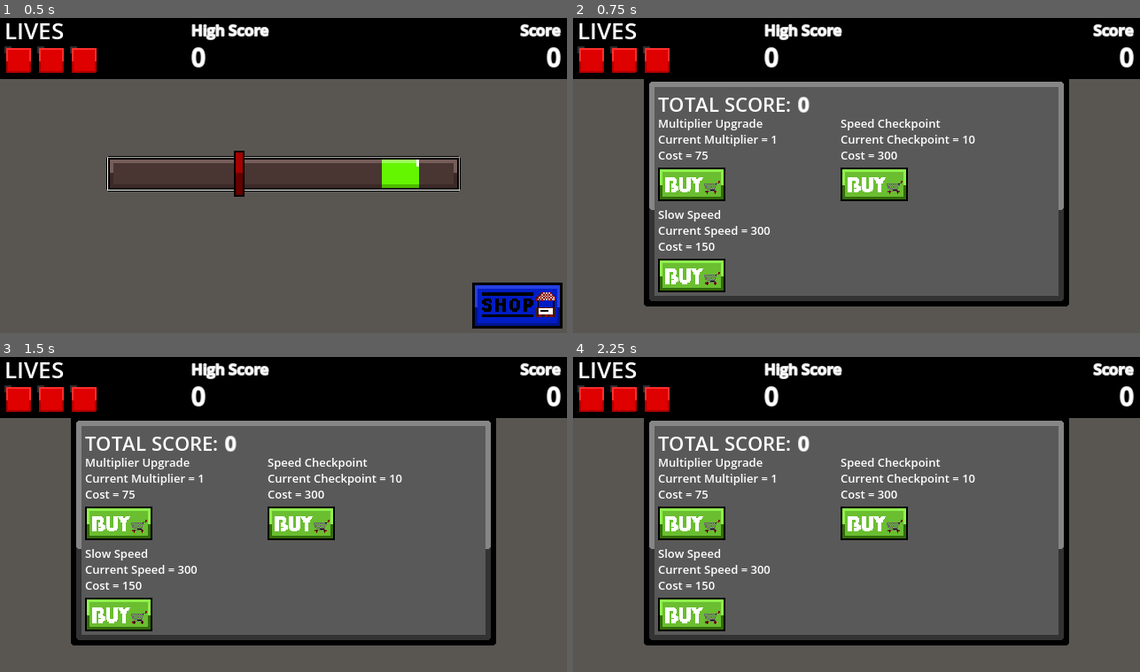
Above: before the commit, frames 1-4 (two rows, left to right).
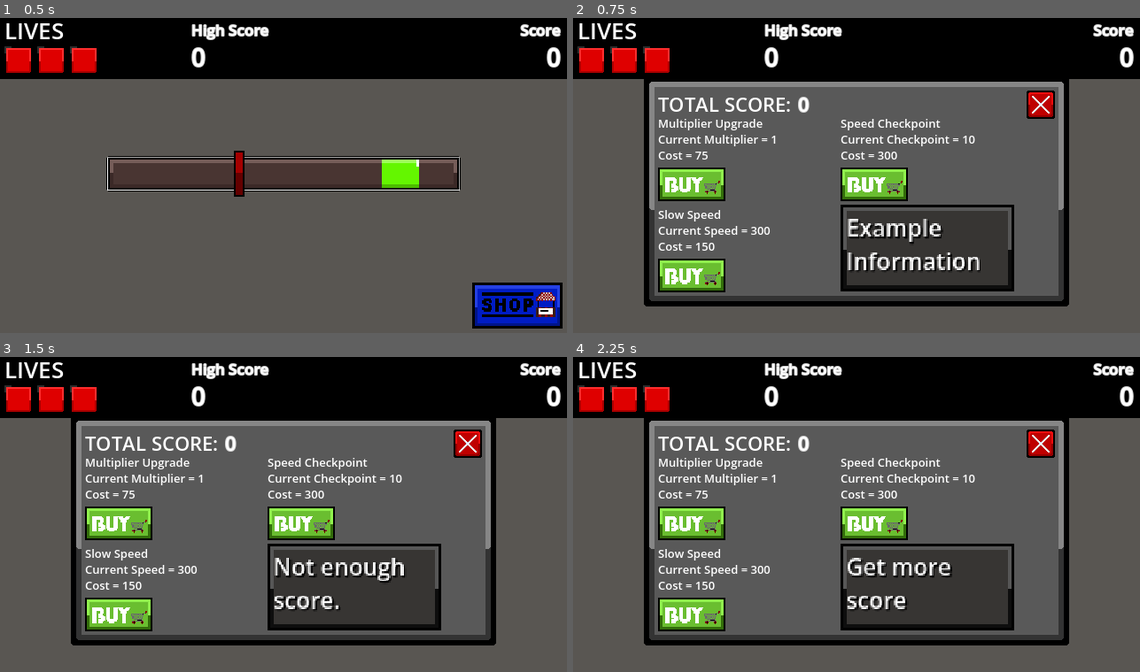
Above: after the commit, the same moments.

Repository: d3V-E/Line-Clicker-Game
Game: Godot game, scene res://scenes/main_game.tscn
Two runs of this game, one before a commit and one after it. Both use one fixed random seed, a clock stepped at 60 frames per second and the inputs below.
Inputs (mouse positions are in pixels of both pictures, inside the frame that each line leads up to):
- Up to frame 1 (0.5 s): no input
- Up to frame 2 (0.75 s): click (1088, 304) at 0.5 s
- Up to frame 3 (1.5 s): click (119, 523) at 1.25 s
- Up to frame 4 (2.25 s): click (692, 615) at 2 s

Frame 1 is identical in both runs. In frame 2, 8.2% of the frame differs, in the area x 47-85%, y 23-87%; in frame 3, 8.3%; in frame 4, 8.3%.

Commit message:
Update 12

Diff:
--- a/scenes/main_game.tscn
+++ b/scenes/main_game.tscn
@@ -12,6 +12,7 @@
 [ext_resource type="Texture2D" uid="uid://dgrlw7tsnflqa" path="res://assets/Shop.png" id="9_nqdth"]
 [ext_resource type="Texture2D" uid="uid://bsim58uomd8dx" path="res://assets/Close.png" id="10_5cypo"]
 [ext_resource type="Texture2D" uid="uid://dyfqf83xfcbdn" path="res://assets/Extra Life.aseprite.png" id="12_o6v7o"]
+[ext_resource type="Texture2D" uid="uid://cy0h15wh0miaf" path="res://assets/Shop Layer 1.png" id="12_wjob3"]
 
 [node name="Main Game" type="Node2D" unique_id=423972222]
 script = ExtResource("1_72e8q")
@@ -85,15 +86,6 @@
 offset_bottom = 36.0
 theme_override_font_sizes/normal_font_size = 26
 text = "LIVES"
-
-[node name="Shop Close" type="TextureButton" parent="CanvasLayer" unique_id=812630958]
-visible = false
-offset_left = 512.0
-offset_top = 86.0
-offset_right = 544.0
-offset_bottom = 118.0
-texture_normal = ExtResource("10_5cypo")
-stretch_mode = 0
 
 [node name="Highscore Header" type="RichTextLabel" parent="CanvasLayer" unique_id=1162866656]
 offset_left = 216.0
@@ -155,7 +147,6 @@
 vertical_alignment = 1
 
 [node name="Shop" type="Sprite2D" parent="CanvasLayer" unique_id=1093649891]
-visible = false
 position = Vector2(320, 200)
 texture = ExtResource("9_nqdth")
 
@@ -236,6 +227,29 @@
 texture_normal = ExtResource("9_5cypo")
 stretch_mode = 0
 
+[node name="ShopInfo" type="Sprite2D" parent="CanvasLayer/Shop" unique_id=1891994734]
+position = Vector2(80, 64)
+scale = Vector2(1.6333333, 1.6333333)
+texture = ExtResource("12_wjob3")
+
+[node name="Info" type="RichTextLabel" parent="CanvasLayer/Shop/ShopInfo" unique_id=1723801185]
+offset_left = -55.714287
+offset_top = -25.714285
+offset_right = 55.714287
+offset_bottom = 25.714289
+theme_override_colors/font_shadow_color = Color(0, 0, 0, 1)
+theme_override_font_sizes/normal_font_size = 16
+text = "Example Information"
+
+[node name="Shop Close" type="TextureButton" parent="CanvasLayer" unique_id=812630958]
+visible = false
+offset_left = 512.0
+offset_top = 85.999985
+offset_right = 544.0
+offset_bottom = 117.999985
+texture_normal = ExtResource("10_5cypo")
+stretch_mode = 0
+
 [node name="Hit" type="Sprite2D" parent="CanvasLayer" unique_id=713465082]
 visible = false
 position = Vector2(321, 179)
@@ -244,8 +258,6 @@
 [connection signal="timeout" from="CanvasLayer/Score/Score Update" to="." method="_on_score_update_timeout"]
 [connection signal="button_down" from="CanvasLayer/Shop Button" to="." method="_on_shop_button_button_down"]
 [connection signal="button_up" from="CanvasLayer/Shop Button" to="." method="_on_shop_button_button_up"]
-[connection signal="button_down" from="CanvasLayer/Shop Close" to="." method="_on_shop_close_button_down"]
-[connection signal="button_up" from="CanvasLayer/Shop Close" to="." method="_on_shop_close_button_up"]
 [connection signal="button_down" from="CanvasLayer/Extra Life" to="." method="_on_extra_life_button_down"]
 [connection signal="button_up" from="CanvasLayer/Extra Life" to="." method="_on_extra_life_button_up"]
 [connection signal="button_down" from="CanvasLayer/Shop/Multiplier Buy" to="." method="_on_multiplier_buy_button_down"]
@@ -254,3 +266,5 @@
 [connection signal="button_up" from="CanvasLayer/Shop/Speed Buy" to="." method="_on_speed_buy_button_up"]
 [connection signal="button_down" from="CanvasLayer/Shop/Checkpoint Buy" to="." method="_on_checkpoint_buy_button_down"]
 [connection signal="button_up" from="CanvasLayer/Shop/Checkpoint Buy" to="." method="_on_checkpoint_buy_button_up"]
+[connection signal="button_down" from="CanvasLayer/Shop Close" to="." method="_on_shop_close_button_down"]
+[connection signal="button_up" from="CanvasLayer/Shop Close" to="." method="_on_shop_close_button_up"]
--- a/scripts/main_game.gd
+++ b/scripts/main_game.gd
@@ -1,6 +1,6 @@
 extends Node2D
 
-const save_path = "user://userdata.saved"
+const save_path = "user://userdata.sav"
 var score = 0
 var speed = 300
 var test = 1
@@ -84,6 +84,7 @@
 	shopclose.visible = false
 	$CanvasLayer/Highscore.text = str(highscore)
 	$"CanvasLayer/Shop/Total Score".text = str(totalscore)
+	$CanvasLayer/Shop/ShopInfo/Info.text = "Example Information"
 	randomize()
 	reset_marker()
 
@@ -233,8 +234,11 @@
 		totalscore -= multipliercost
 		multiplier += 0.2
 		multipliercost += 45
+		$CanvasLayer/Shop/ShopInfo/Info.text = "Bought Multiplier Boost"
 		$CanvasLayer/Shop/Multiplier.text = "Multiplier Upgrade\nCurrent Multiplier = "+ str(multiplier) + "\nCost = "+ str(multipliercost)
 		emit_signal("totalscore_changed")
+	else:
+		$CanvasLayer/Shop/ShopInfo/Info.text = "Not enough score."
 
 
 
@@ -254,8 +258,11 @@
 		totalscore -= slowspeedcost
 		speed -= 25
 		slowspeedcost += 75
+		$CanvasLayer/Shop/ShopInfo/Info.text = "Bought Upgrade"
 		$CanvasLayer/Shop/Speed.text = "Slow Speed\nCurrent Speed = "+ str(speed) + "\nCost = "+ str(slowspeedcost)
 		emit_signal("totalscore_changed")
+	else:
+		$CanvasLayer/Shop/ShopInfo/Info.text = "Get more score"
 
 
 
@@ -276,7 +283,13 @@
 		totalscore -= checkpointcost
 		speedcheckpoint += 5
 		checkpointcost += 125
+		$CanvasLayer/Shop/ShopInfo/Info.text = "Speed Checkpoint Increased"
 		$"CanvasLayer/Shop/Speed Checkpoint".text = "Speed Checkpoint\nCurrent Checkpoint = "+str(speedcheckpoint) + "\nCost = " +str(checkpointcost)
+		emit_signal("totalscore_changed")
+	else:
+		$CanvasLayer/Shop/ShopInfo/Info.text = "Need more score to buy"
+
+
 
 
 func hideextra():
